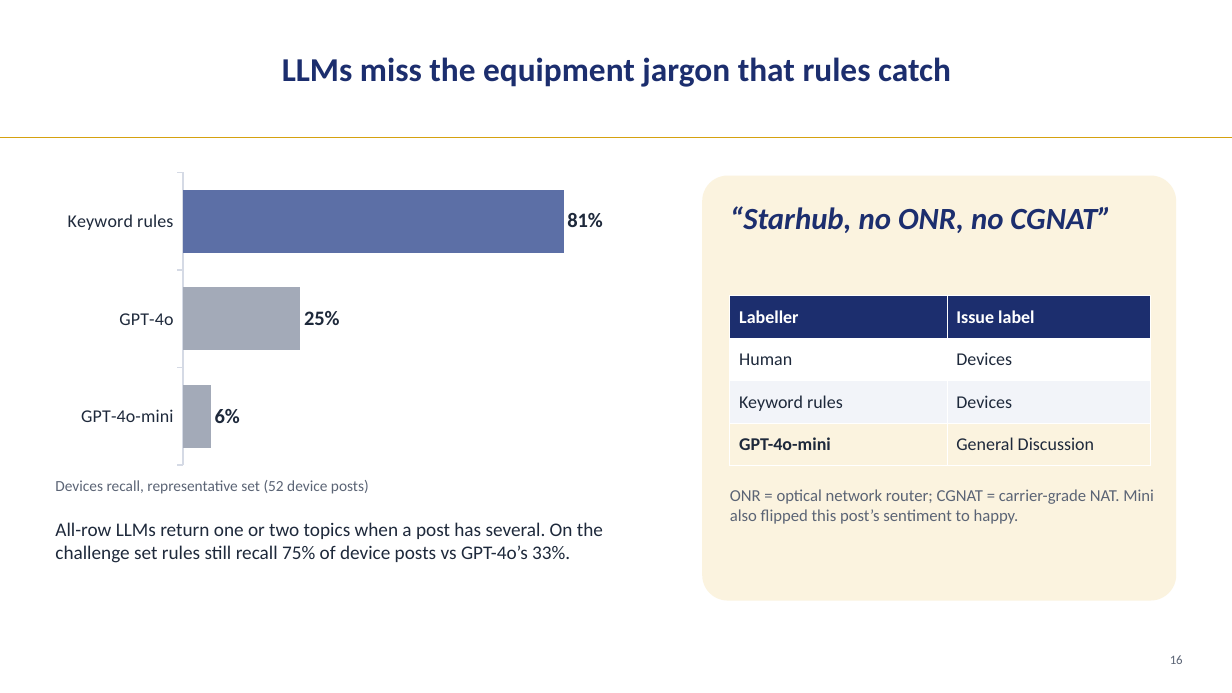
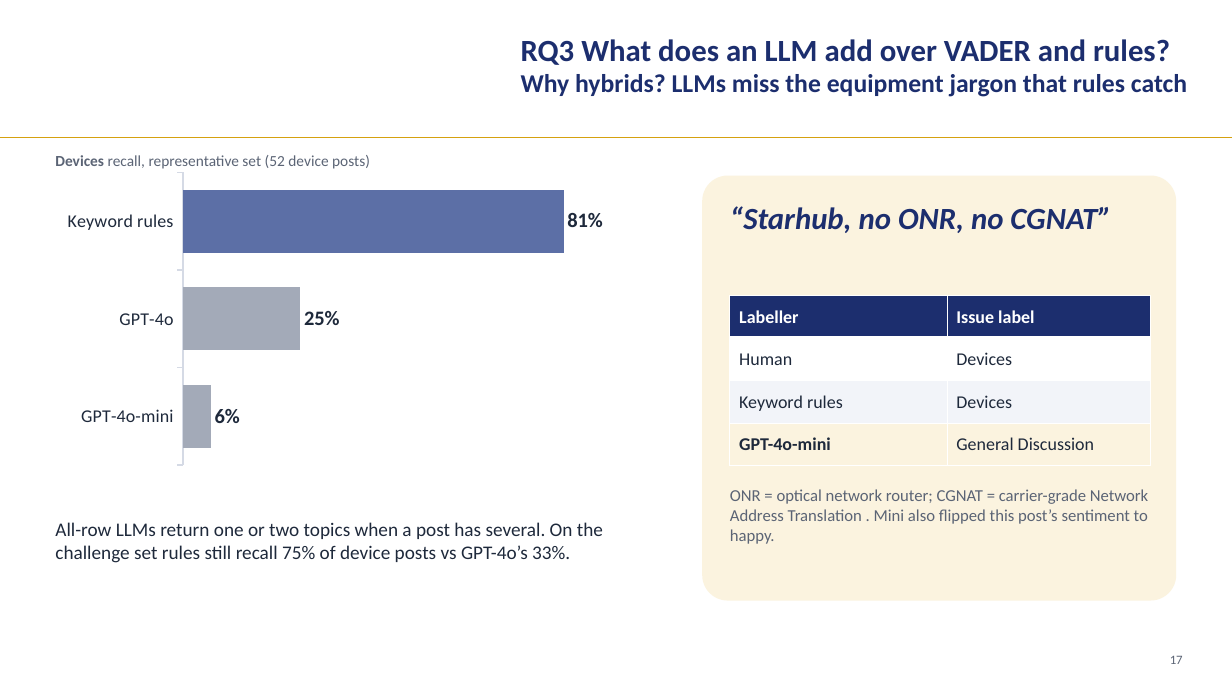
Before and after one commit to LizLicense/Public-Sentiment-Analysis-LLM-powered-Issue-Extraction, a slide deck: slide 17 of presentation/capstone_walkthrough.pptx (slide 16 before the commit). Drawn at 1232x693 pixels with LibreOffice and Linux fonts; fonts in the diff are those of the drawing; background and template pictures are left out. Boxes give left, top, right and bottom in pixels: in the first picture for what was removed or moved away, otherwise in the second. Text is boxed around its words. In the diff, an @@ line names an element or a change of style, - is before the commit and + after.

```diff
--- a/presentation/capstone_walkthrough.pptx
+++ b/presentation/capstone_walkthrough.pptx
@@ text at [521, 39, 1187, 97]: text changed; size 26 to 20 pt @@
-LLMs miss the equipment jargon that rules catch
+RQ3 What does an LLM add over VADER and rules?
+Why hybrids? LLMs miss the equipment jargon that rules catch
@@ bar chart at [55, 166, 665, 471] @@
@@ category axis changed @@
@@ text "Devices recall, representative set (52 ...": place and size @@
-text "Devices recall, representative set (52 ..." at [55, 480, 369, 494]
+text "Devices recall, representative set (52 ..." at [55, 155, 370, 169]
@@ text "Devices recall, representative set (52 ..." at [55, 155, 370, 169]: bold on in "Devices" @@
@@ text at [730, 489, 1148, 544]: text changed @@
-ONR = optical network router; CGNAT = carrier-grade NAT. Mini also flipped this post’s sentiment to happy.
+ONR = optical network router; CGNAT = carrier-grade Network Address Translation . Mini also flipped this post’s sentiment to happy.
@@ text at [1170, 656, 1183, 664]: text changed @@
-16
+17
```
Also in this commit, not shown: 32 other slides changed, 3 slides added, 17 other files.
